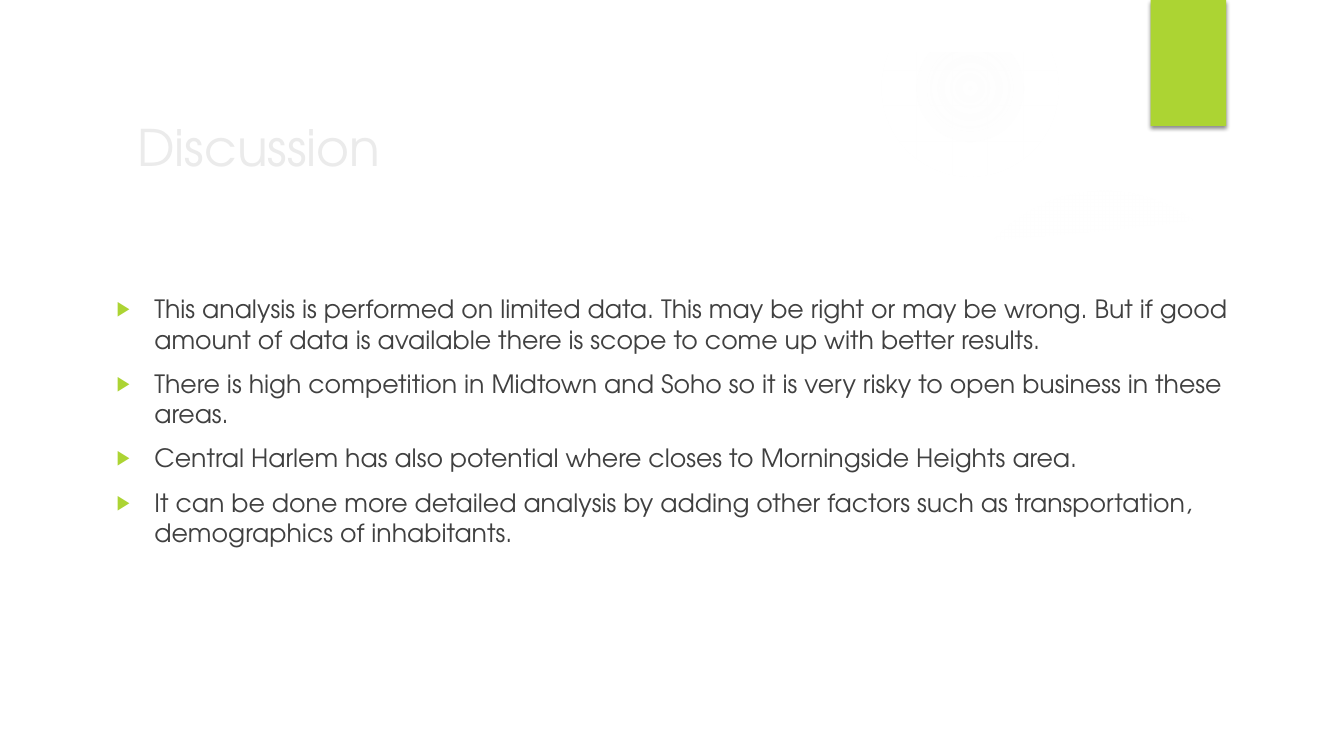
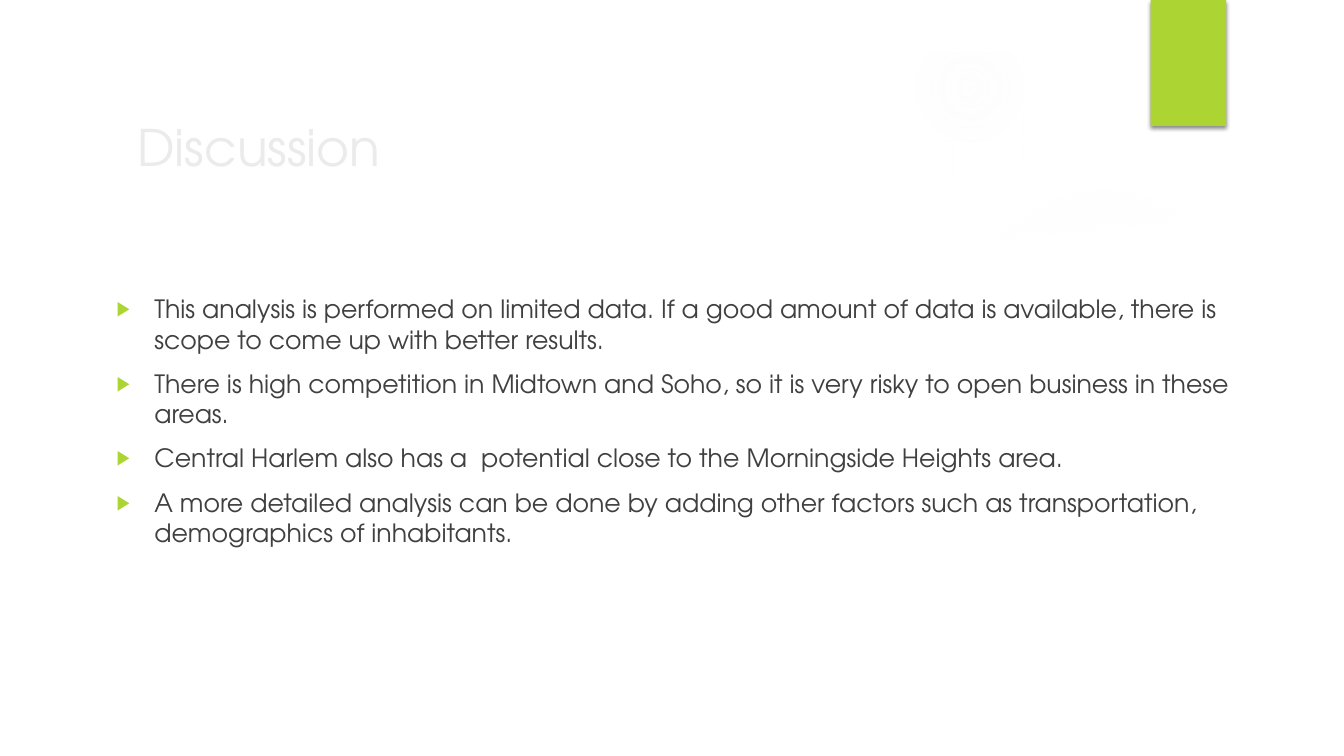
Before and after one commit to RaviTejaMandapati89/Github-and-IBM-Integration-capstone, a slide deck: slide 17 of project_presentation.pptx. Drawn at 1344x756 pixels with LibreOffice and Linux fonts; fonts in the diff are those of the drawing; background and template pictures are left out. Boxes give left, top, right and bottom in pixels: in the first picture for what was removed or moved away, otherwise in the second. Text is boxed around its words. In the diff, an @@ line names an element or a change of style, - is before the commit and + after.

```diff
--- a/project_presentation.pptx
+++ b/project_presentation.pptx
@@ text at [154,299,1228,548]: text changed @@
-▶ This analysis is performed on limited data. This may be right or may be wrong. But if good amount of data is available there is scope to come up with better results.
-▶ There is high competition in Midtown and Soho so it is very risky to open business in these areas.
-▶ Central Harlem has also potential where closes to Morningside Heights area.
-▶ It can be done more detailed analysis by adding other factors such as transportation, demographics of inhabitants.
+▶ This analysis is performed on limited data. If a good amount of data is available, there is scope to come up with better results.
+▶ There is high competition in Midtown and Soho, so it is very risky to open business in these areas.
+▶ Central Harlem also has a potential close to the Morningside Heights area.
+▶ A more detailed analysis can be done by adding other factors such as transportation, demographics of inhabitants.
```
Also in this commit, not shown: 13 other slides changed.
